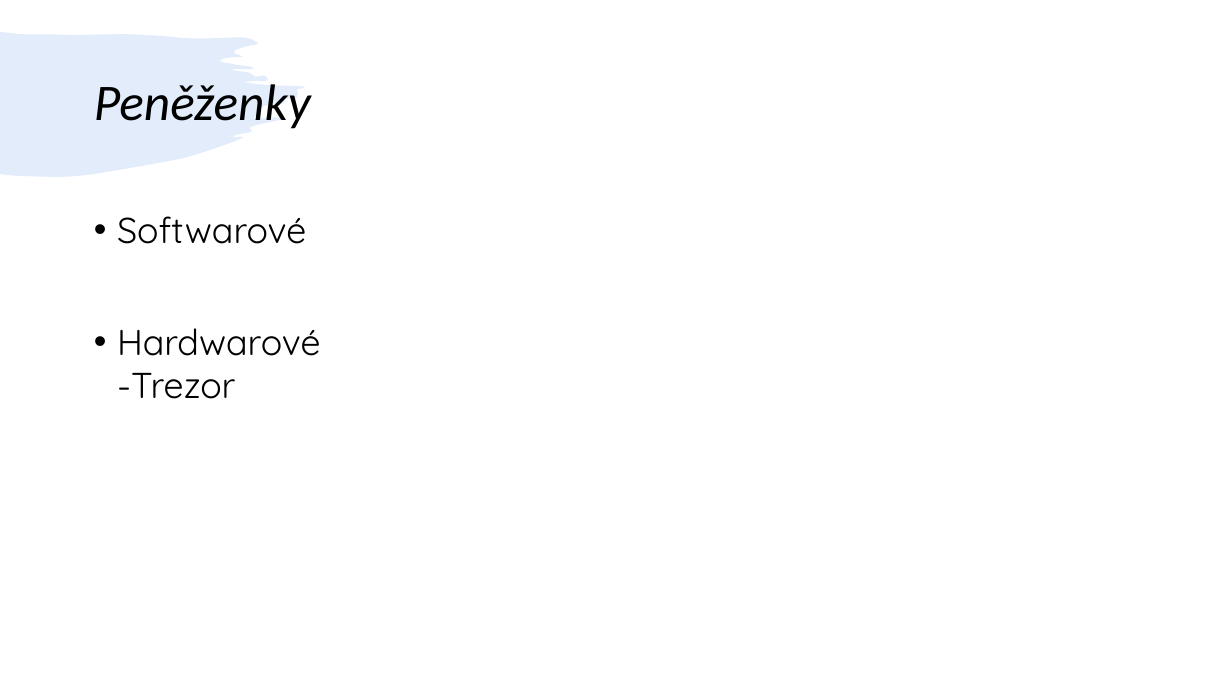
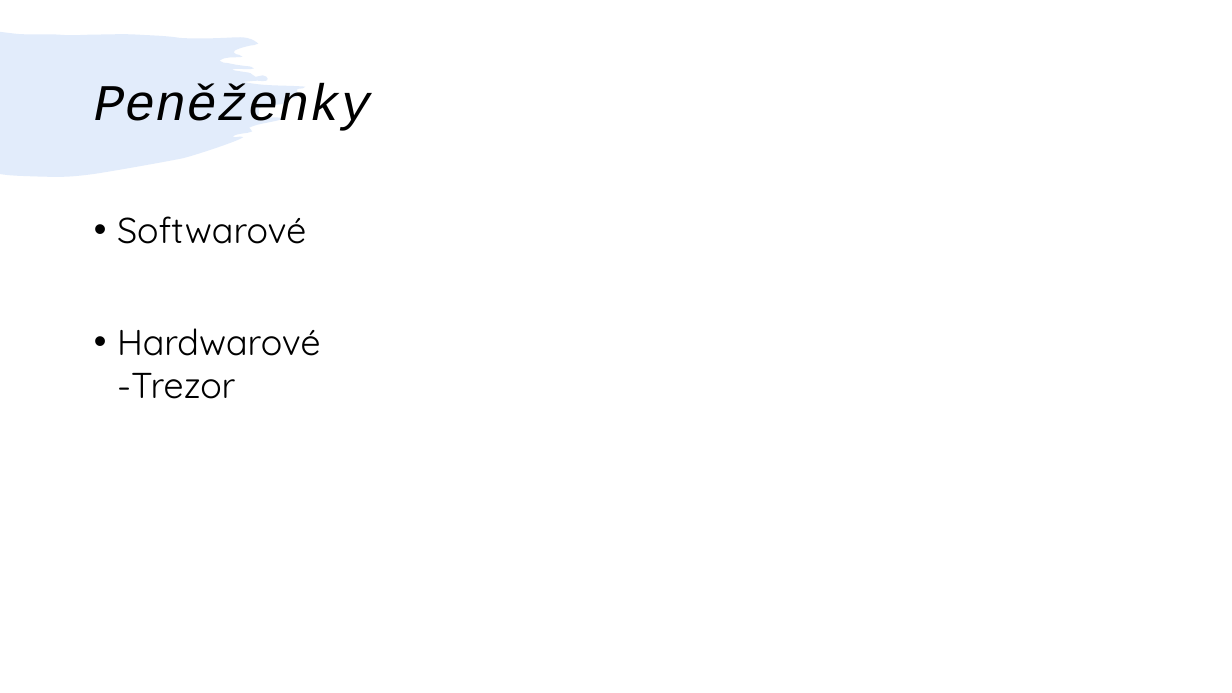
Before and after one commit to kuba384/Jirasek, a slide deck: slide 8 of Presentation.pptx (slide 7 before the commit). Drawn at 1232x693 pixels with LibreOffice and Linux fonts; fonts in the diff are those of the drawing. Boxes give left, top, right and bottom in pixels: in the first picture for what was removed or moved away, otherwise in the second. Text is boxed around its words. In the diff, an @@ line names an element or a change of style, - is before the commit and + after.

```diff
--- a/Presentation.pptx
+++ b/Presentation.pptx
@@ title "Peněženky" at (94,83,371,131): font Calibri to Courier New @@
```
Also in this commit, not shown: 4 other slides changed, 4 slides added.
